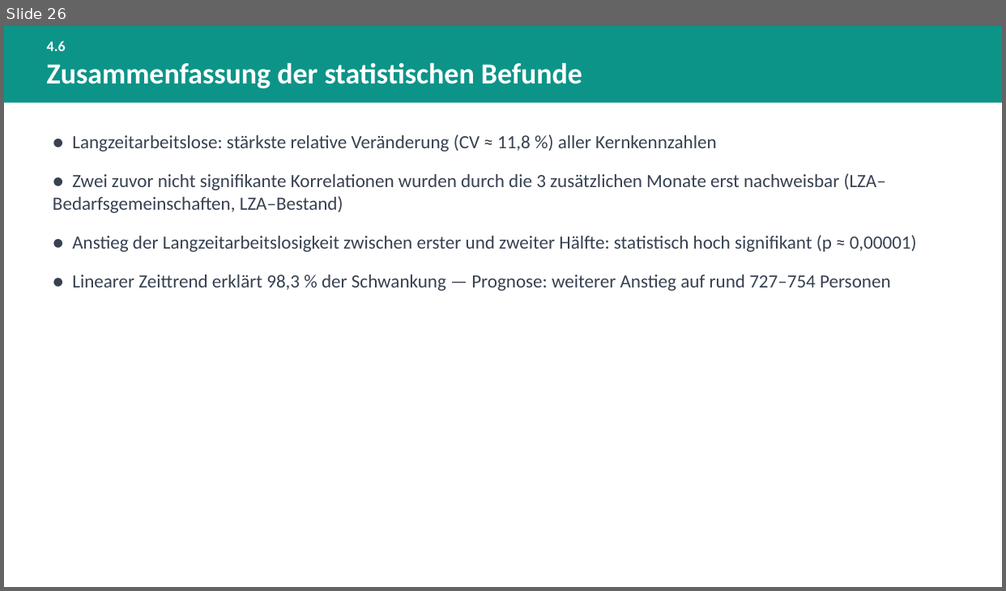
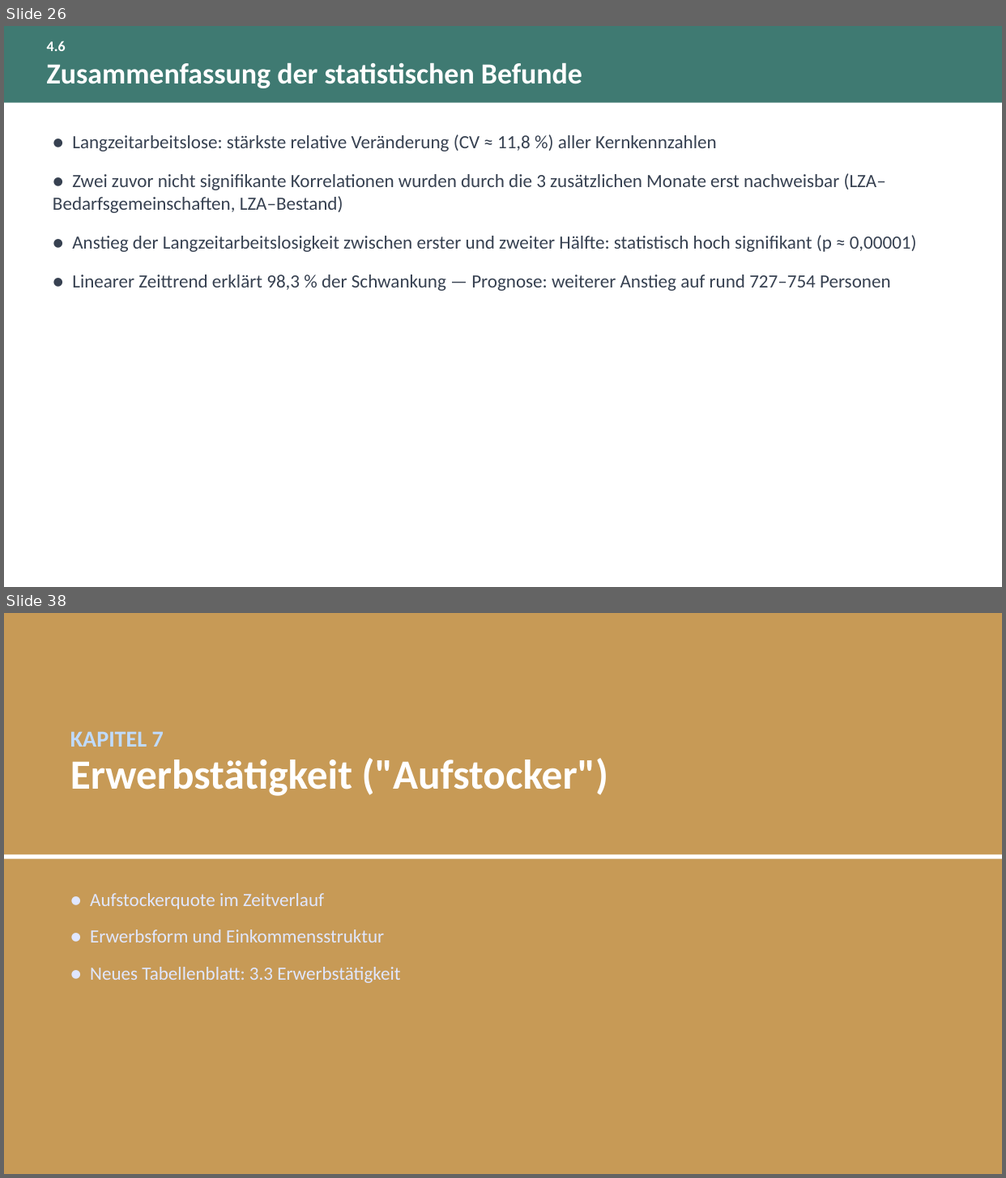
Before and after one commit to eufunk/arbeitsmarkt-regensburg, a slide deck: Dok/Projektpraesentation.pptx. Shown one above the other, each under a label of ours: slide 26 before the commit, slides 26 and 38 after it; the slides between them are not shown. The pictures are 1006x591 and 1006x1178 pixels, drawn with LibreOffice and Linux fonts; fonts in the diff are those of the drawing. Boxes give left, top, right and bottom in pixels: in the first picture for what was removed or moved away, otherwise in the second. Text is boxed around its words. In the diff, an @@ line names an element or a change of style, - is before the commit and + after.

Commit message:
Projektdokumentation und -praesentation um Kapitel 5-11 erweitern, visuell ueberarbeiten
Word: neue Kapitel Fluktuation, Demografie, Erwerbstaetigkeit, Finanzen,
Foerderung, Bezugsdauer und Rechtskreisvergleich in voller Paritaet ergaenzt,
Kennzahlen hervorgehoben, echtes klickbares Inhaltsverzeichnis mit
Seitenzahlen aufgebaut.

PPT: entsprechende Kapitel-Folien ergaenzt, Farbpalette entschaerft,
mehrere Folien auf Kacheln/Panele umgestellt und Zeitraumangaben
(Vormonat/Vorjahresmonat vs. Gesamtzeitraum) praezisiert.

```diff
--- a/Dok/Projektpraesentation.pptx
+++ b/Dok/Projektpraesentation.pptx
@@ slide 38 added at (4, 613, 1002, 1174), background #C79A56 @@
@@ text added at (70, 731, 164, 747), 22 pt, text #BFDBFE, bold @@
+KAPITEL 7
@@ text added at (70, 758, 609, 796), 40 pt, text #FFFFFF, bold @@
+Erwerbstätigkeit ("Aufstocker")
@@ rectangle added at (4, 854, 1002, 859), fill #FFFFFF @@
@@ text added at (90, 893, 400, 983), 18 pt, text #E0E7FF @@
+● Aufstockerquote im Zeitverlauf
+● Erwerbsform und Einkommensstruktur
+● Neues Tabellenblatt: 3.3 Erwerbstätigkeit
@@ slide 26 changed as well @@
@@ rectangle at (4, 26, 1002, 102): fill #0D9488 to #3F7A72 @@
```
Also in this commit, not shown: 29 other slides changed, 34 other slides added, 23 other files.
